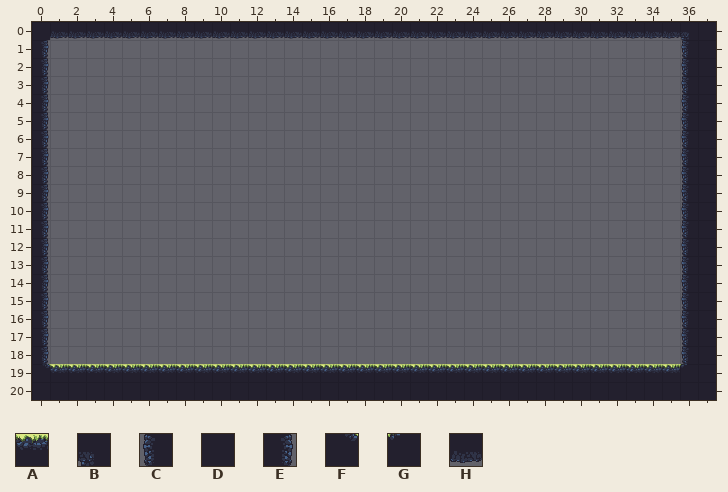
Tiled map -- Nez.Samples/bin/Debug/Content/Platformer/small_lvl_1_forest.tmx. The picture above is the old version.
Cells are 32x32 px. Shown: x 0..37, y 0..20.
Key: from "forest_tile_set": A 1, B 5, C 10, D 11, E 12, F 16, G 17, H 21.
_ is an empty cell.
Layer "main" before, first column x 0:
 0 DHHHHHHHHHHHHHHHHHHHHHHHHHHHHHHHHHHHBD
 1 E___________________________________CD
 2 E___________________________________CD
 3 E___________________________________CD
 4 E___________________________________CD
 5 E___________________________________CD
 6 E___________________________________CD
 7 E___________________________________CD
 8 E___________________________________CD
 9 E___________________________________CD
10 E___________________________________CD
11 E___________________________________CD
12 E___________________________________CD
13 E___________________________________CD
14 E___________________________________CD
15 E___________________________________CD
16 E___________________________________CD
17 E___________________________________CD
18 E___________________________________CD
19 FAAAAAAAAAAAAAAAAAAAAAAAAAAAAAAAAAAAGD
20 DDDDDDDDDDDDDDDDDDDDDDDDDDDDDDDDDDDDDD
The same view after the edit:
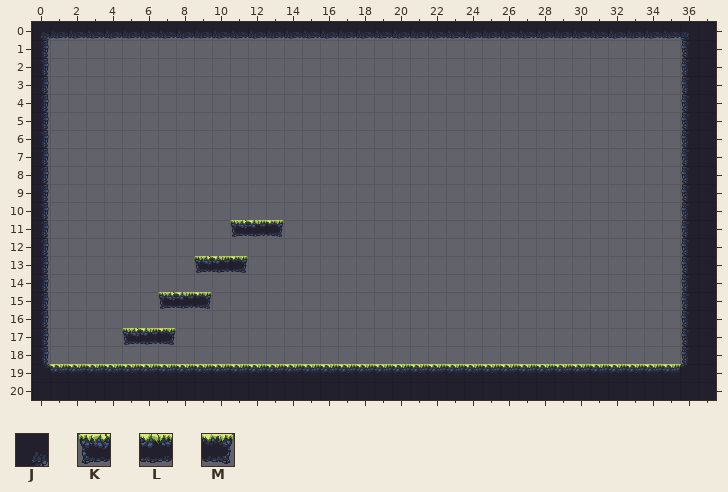
Further tiles: from "forest_tile_set": J 4, K 30, L 31, M 32.
Changes in this commit:
Layer "main":
Tile J replaces tile D in row 0 at x 0.
Tile K is added in row 11 at x 11; in row 13 at x 9; in row 15 at x 7; in row 17 at x 5.
Tile L is added in row 11 at x 12; in row 13 at x 10; in row 15 at x 8; in row 17 at x 6.
Tile M is added in row 11 at x 13; in row 13 at x 11; in row 15 at x 9; in row 17 at x 7.
Where, in picture pixels (left, top, right, bottom), the same in both pictures:
changed: (41, 32, 50, 40)
added: (230, 220, 284, 237)
added: (194, 256, 248, 273)
added: (158, 292, 212, 309)
added: (122, 328, 176, 345)
